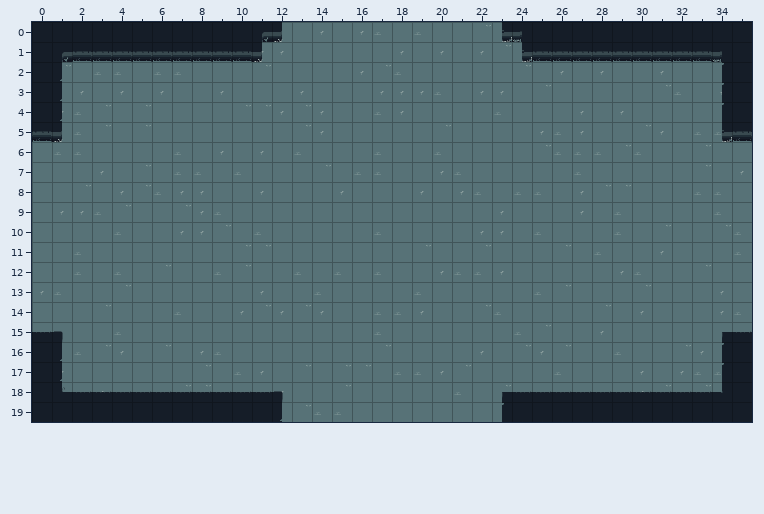
Two versions of a level (Tiled map, Assets/Resources/Tilemap/Level3.tmx). That is the earlier state.
Cells are 32x32 px. Shown: x 0..35, y 0..19. The commit also replaced the tileset; all pictures use the new one.
New version:
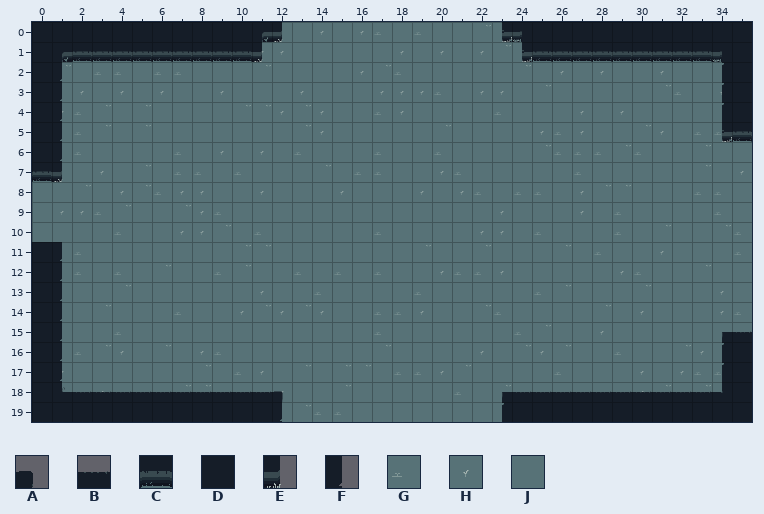
Key: from "ground_tilset": A 2, B 5, C 6, D 8, E 10, F 14, G 16, H 18, J 19.
_ is an empty cell, # one hidden under a higher layer.
Tiles replaced or removed in this view: A, B, C, E, G, H, J.
Tiles of an added or newly shown layer are drawn over the layers below it.
Diff:
Changed rows in their new state; . is an unchanged cell.
Layer "background" (removed):
first column x 0:
 5 ._
 6 __
 7 __
first column x 0:
11 __
12 __
13 __
14 __
15 __
Layer "ground":
first column x 0:
 5 #J
 6 .G
 7 .J
first column x 0:
11 .J
12 .J
13 .G
14 .J
15 #J
Layer "aboveground" (added):
first column x 0:
 5 DF
 6 DF
 7 CE
first column x 0:
11 DF
12 DF
13 DF
14 DF
15 DF
Changed places in both pictures, as pixel boxes (x1, y1, x2, y2):
changed: (32, 131, 63, 182)
changed: (32, 242, 63, 342)
